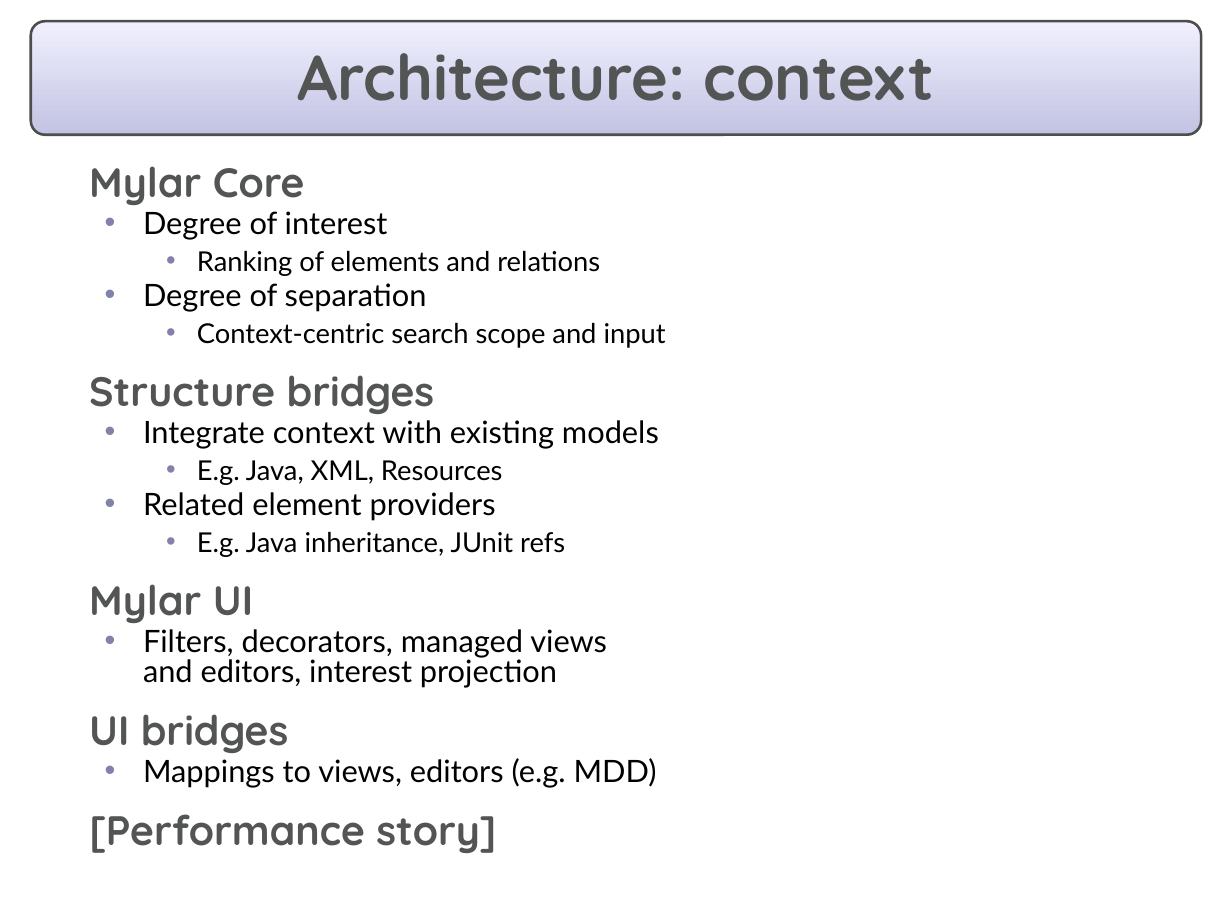
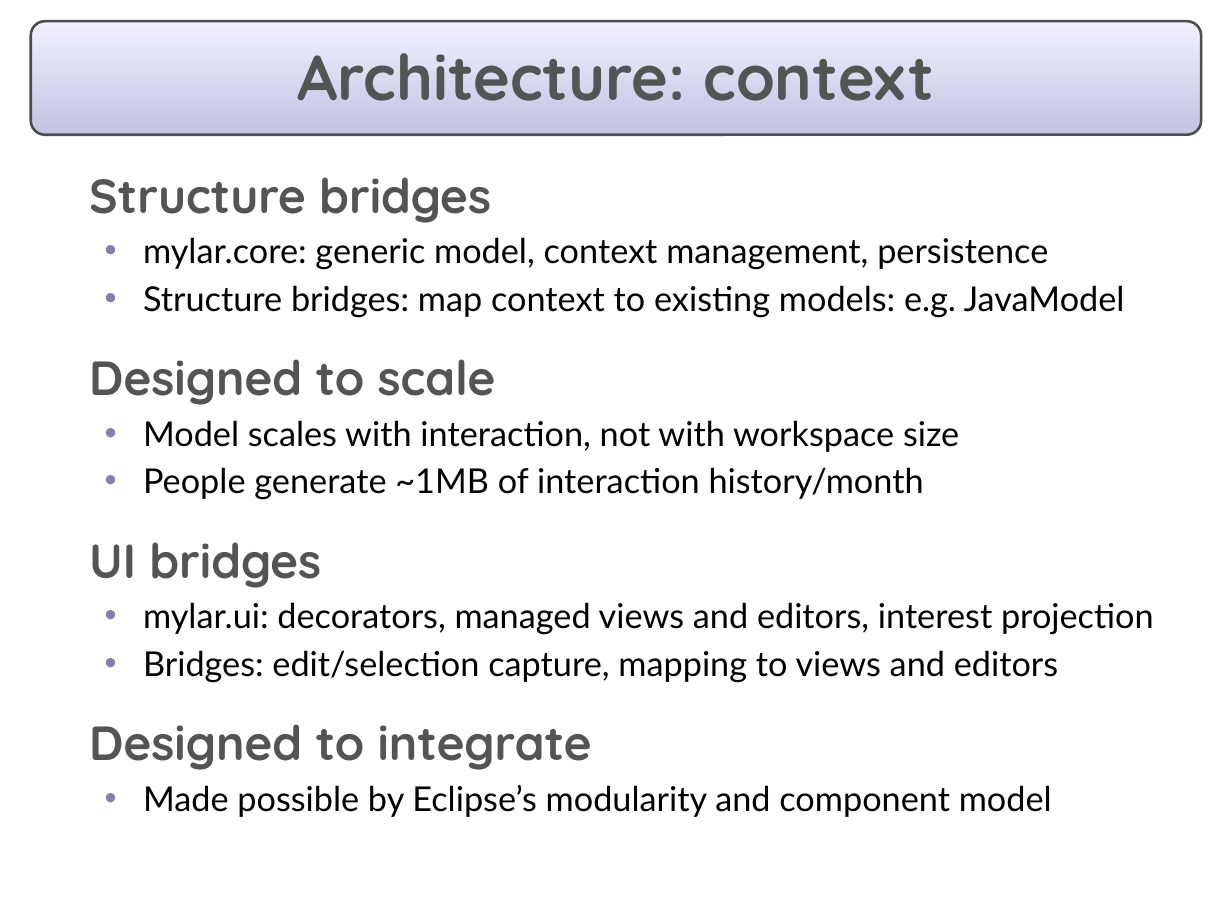
Before and after one commit to eclipse-mylyn/mylyn-website, a slide deck: slide 16 of publications/2006-03-mylar-eclipsecon-2.ppt (slide 18 before the commit). Drawn at 1232x924 pixels with LibreOffice and Linux fonts; fonts in the diff are those of the drawing. Boxes give left, top, right and bottom in pixels: in the first picture for what was removed or moved away, otherwise in the second. Text is boxed around its words. In the diff, an @@ line names an element or a change of style, - is before the commit and + after.

Commit message:
Progress on: prepare eclipsecon talk and slides

```diff
--- a/publications/2006-03-mylar-eclipsecon-2.ppt
+++ b/publications/2006-03-mylar-eclipsecon-2.ppt
@@ text at (89, 166, 666, 348): paragraphs removed @@
-  Mylar Core
-  • Degree of interest
-    • Ranking of elements and relations
-  • Degree of separation
-    • Context-centric search scope and input
@@ text at (89, 177, 491, 588): size 24 to 28 pt in "Structure bridges", "UI bridges"; line spacing 0.8 to 1; more space between paragraphs @@
@@ text at (89, 237, 1125, 500): text changed; size 18 to 20 pt @@
-  • Integrate context with existing models
-    • E.g. Java, XML, Resources
-  • Related element providers
-    • E.g. Java inheritance, JUnit refs
-  Mylar UI
-  • Filters, decorators, managed views
-    and editors, interest projection
+  • mylar.core: generic model, context management, persistence
+  • Structure bridges: map context to existing models: e.g. JavaModel
+  Designed to scale
+  • Model scales with interaction, not with workspace size
+  • People generate ~1MB of interaction history/month
@@ text at (89, 602, 1154, 817): text changed; size 18 to 20 pt @@
-  • Mappings to views, editors (e.g. MDD)
-  [Performance story]
+  • mylar.ui: decorators, managed views and editors, interest projection
+  • Bridges: edit/selection capture, mapping to views and editors
+  Designed to integrate
+  • Made possible by Eclipse’s modularity and component model
```
Also in this commit, not shown: 12 other slides changed, 3 slides added, 5 slides removed.
